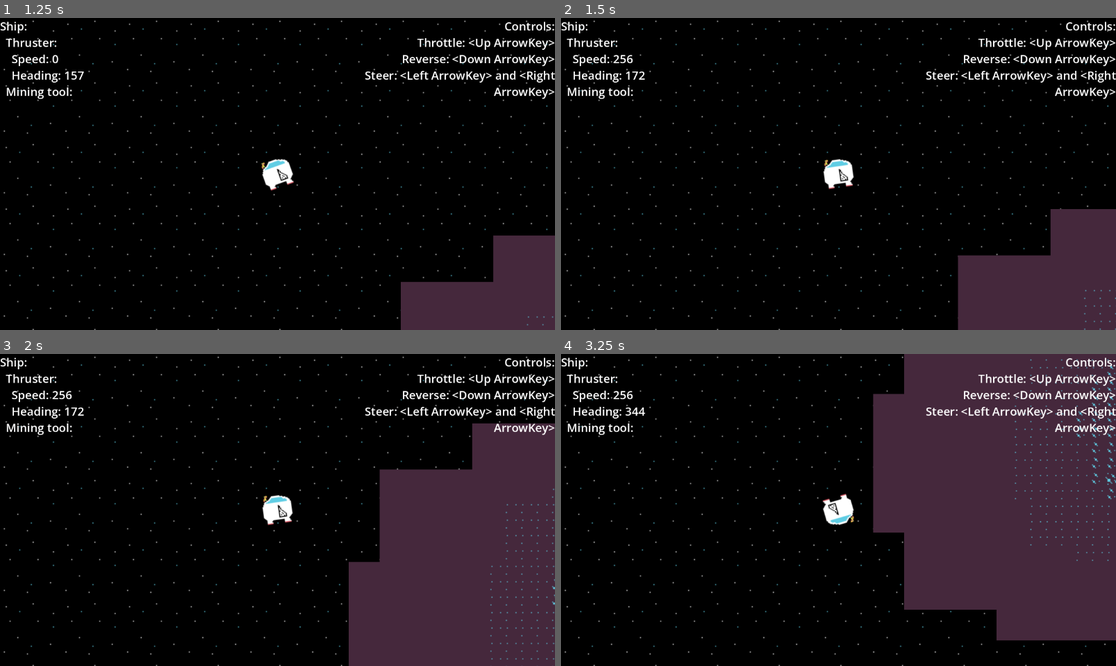
Above: before the commit, frames 1-4 (two rows, left to right).
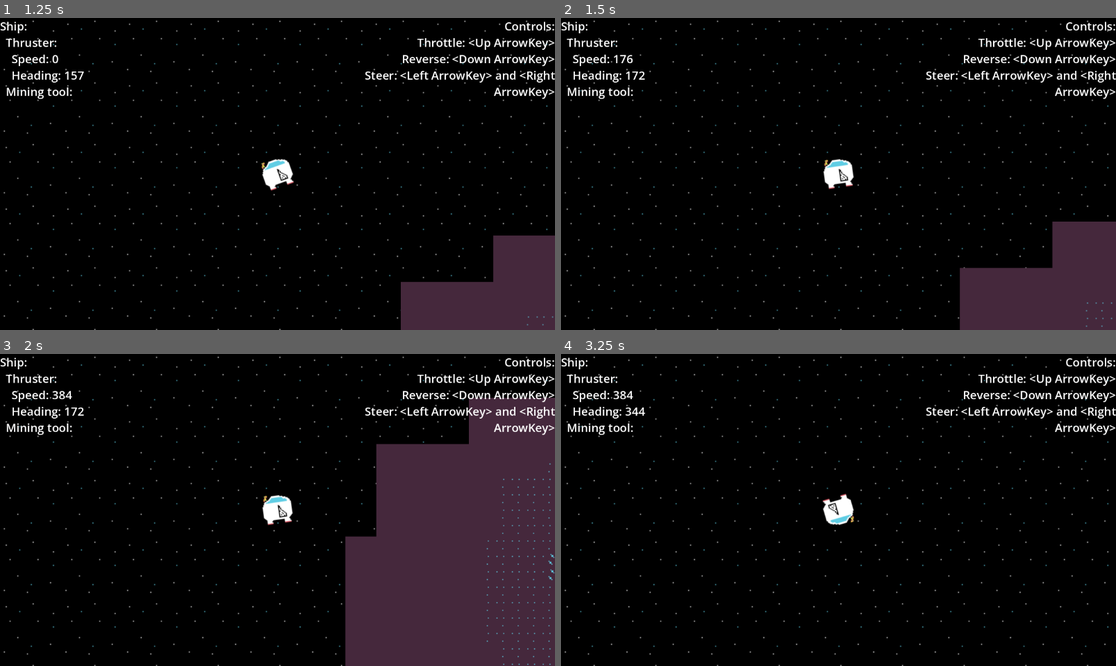
Above: after the commit, the same moments.

Repository: bingecraft-net/sandbox
Game: Godot game, scene res://node_2d.tscn
Same seed, same stepped clock (60 frames per second), same inputs: the game is played once before the commit and once after it.
Inputs:
- Up to frame 1 (1.25 s): tap Enter at 0.5 s; hold Right (ui_right) from 0.53 s (still down)
- Up to frame 2 (1.5 s): release Right (ui_right) at 1.28 s; hold Down (ui_down) from 1.28 s (still down)
- Up to frame 3 (2 s): keep holding Down (ui_down)
- Up to frame 4 (3.25 s): release Down (ui_down) at 2.03 s; hold Right (ui_right) 2.03-2.78 s; hold Up (ui_up) from 2.78 s (still down)

Frame 1 is identical in both runs. In frame 2, 1.4% of the frame differs, in the area x 9-100%, y 11-100%; in frame 3, 3.9%; in frame 4, 35%, in the area x 9-100%, y 0-92%.

Commit message:
tune ship controls

Diff:
--- a/rigid_body_2d.gd
+++ b/rigid_body_2d.gd
@@ -5,9 +5,9 @@
 func _ready() -> void:
 	pass # Replace with function body.
 
-@export var acceleration = 32
-@export var top_speed = 256
-@export var brake = 8
+@export var acceleration = 16
+@export var top_speed = 384
+@export var brake = 1
 @export var steer = 4
 
 var last_position
